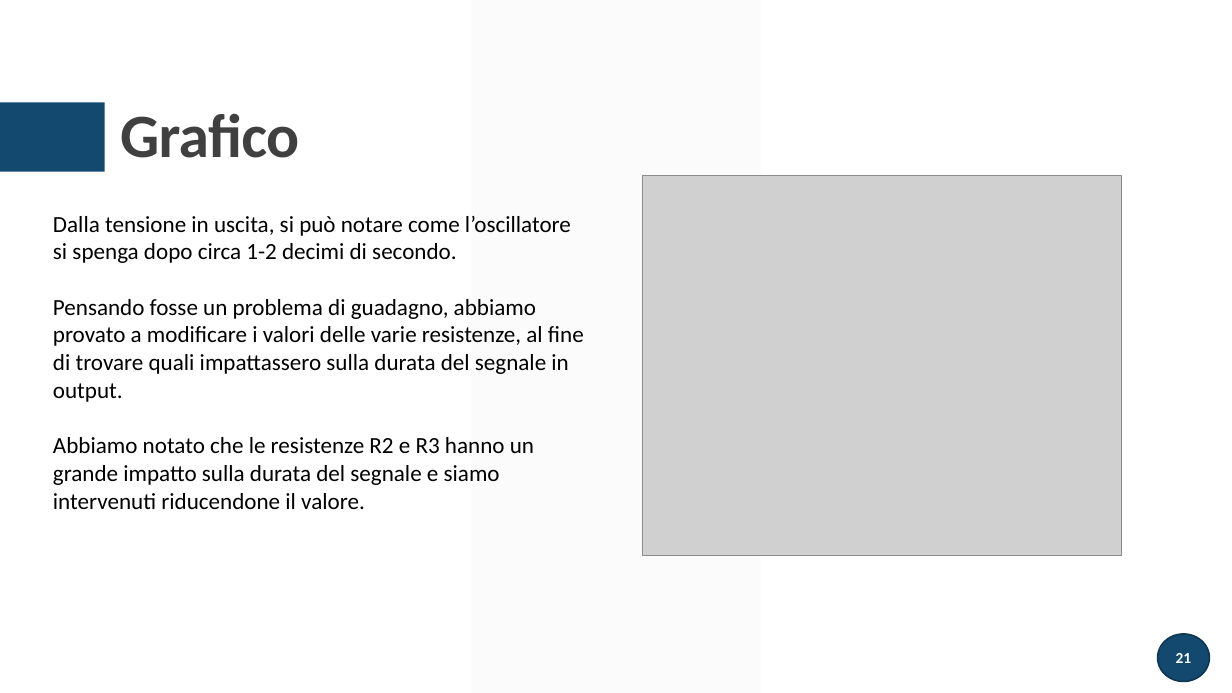
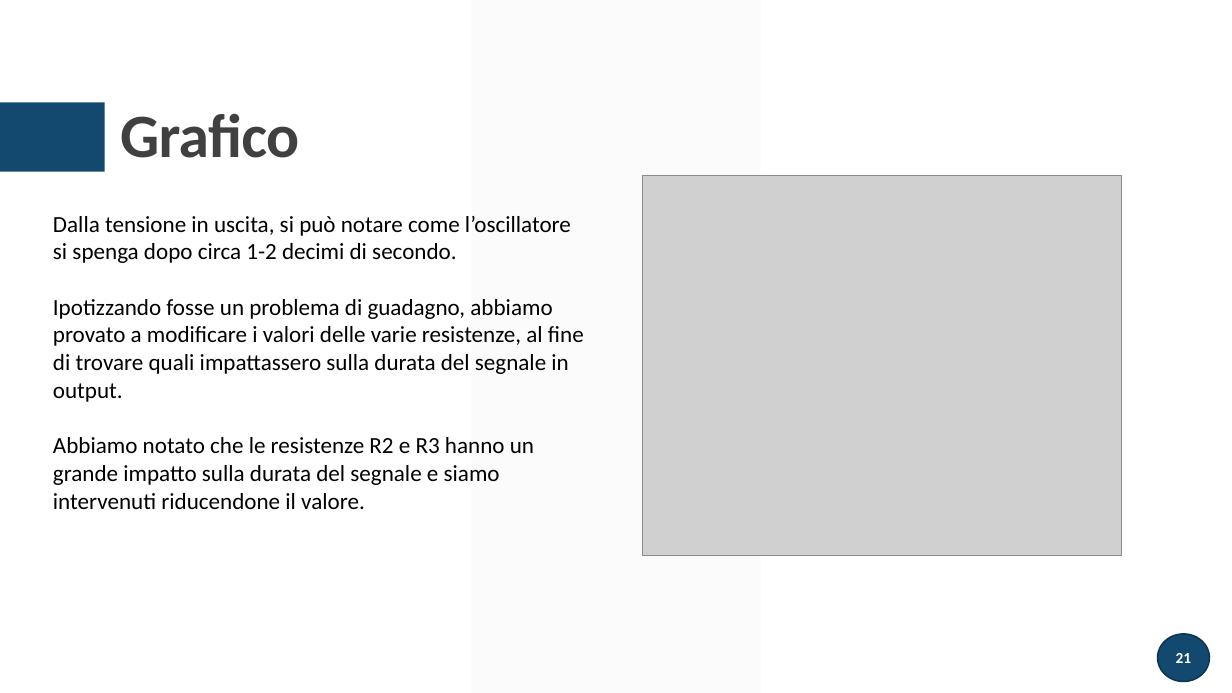
Before and after one commit to greco-salvatore/LTSpice, a slide deck: slide 21 of presentazione/presentazione.pptx. Drawn at 1232x693 pixels with LibreOffice and Linux fonts; fonts in the diff are those of the drawing; grey boxes stand for pictures. Boxes give left, top, right and bottom in pixels: in the first picture for what was removed or moved away, otherwise in the second. Text is boxed around its words. In the diff, an @@ line names an element or a change of style, - is before the commit and + after.

```diff
--- a/presentazione/presentazione.pptx
+++ b/presentazione/presentazione.pptx
@@ text at [53,299,584,402]: text changed @@
-Pensando fosse un problema di guadagno, abbiamo provato a modificare i valori delle varie resistenze, al fine di trovare quali impattassero sulla durata del segnale in output.
+Ipotizzando fosse un problema di guadagno, abbiamo provato a modificare i valori delle varie resistenze, al fine di trovare quali impattassero sulla durata del segnale in output.
```
Also in this commit, not shown: 3 other slides changed, 1 other file.
